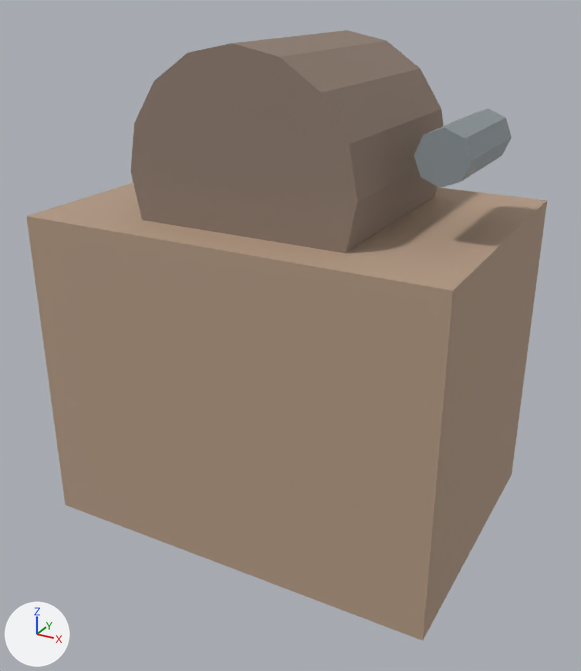
Before and after pictures for a commit that changed the glTF model public/builder-assets/openlife/nectar_maker.glb.
The view is the same before and after, from a 50 mm camera at (1.23, -2.28, 1.78) aimed at (0.02, -0.08, 0.68). The lights are fixed; the arrows at lower left show +X, +Y and +Z. The picture after the commit comes second. Where no turn or scale is listed for an object, it has been applied to the vertices.

In view in the first picture: 'part_00', 'part_01', 'part_02'.
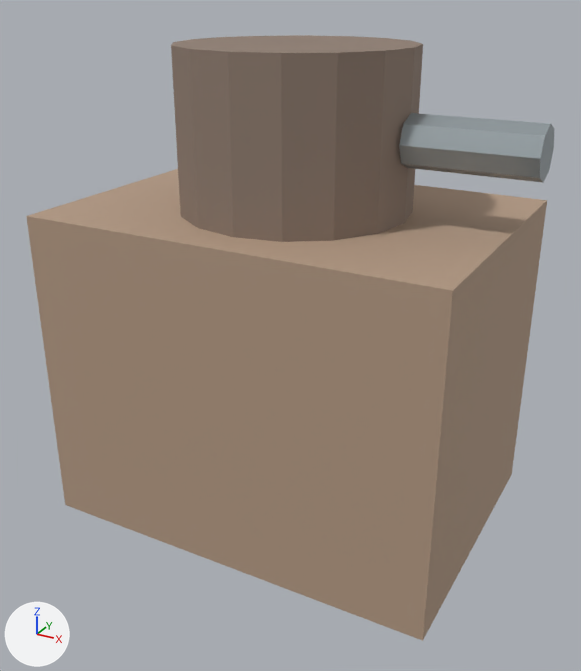
Location of each change, (x1, y1, x2, y2) in pixels of the pictures (581 x 671 px):
'part_01', moved, turned: before (131, 30, 443, 253); after (171, 35, 423, 242)
'part_02', moved, turned: before (414, 109, 512, 188); after (399, 113, 554, 183)

The change, as a diff of the scene's bpy script:
```diff
--- a/public/builder-assets/openlife/nectar_maker.glb.py
+++ b/public/builder-assets/openlife/nectar_maker.glb.py
@@ ob_part_01 @@
 ob_part_01.parent = ob_world
-ob_part_01.location = (0.0, 0.0, 0.0)
+ob_part_01.location = (0.0, 1.25, 1.25)
+ob_part_01.rotation_euler = (1.571, 0.0, 0.0)  # degrees (90, 0, 0)
@@ ob_part_02 @@
 ob_part_02.parent = ob_world
-ob_part_02.location = (0.0, 0.0, 0.0)
+ob_part_02.location = (0.58, -0.55, 0.0)
+ob_part_02.rotation_euler = (0.0, 0.0, 1.571)  # degrees (0, 0, 90)
```
